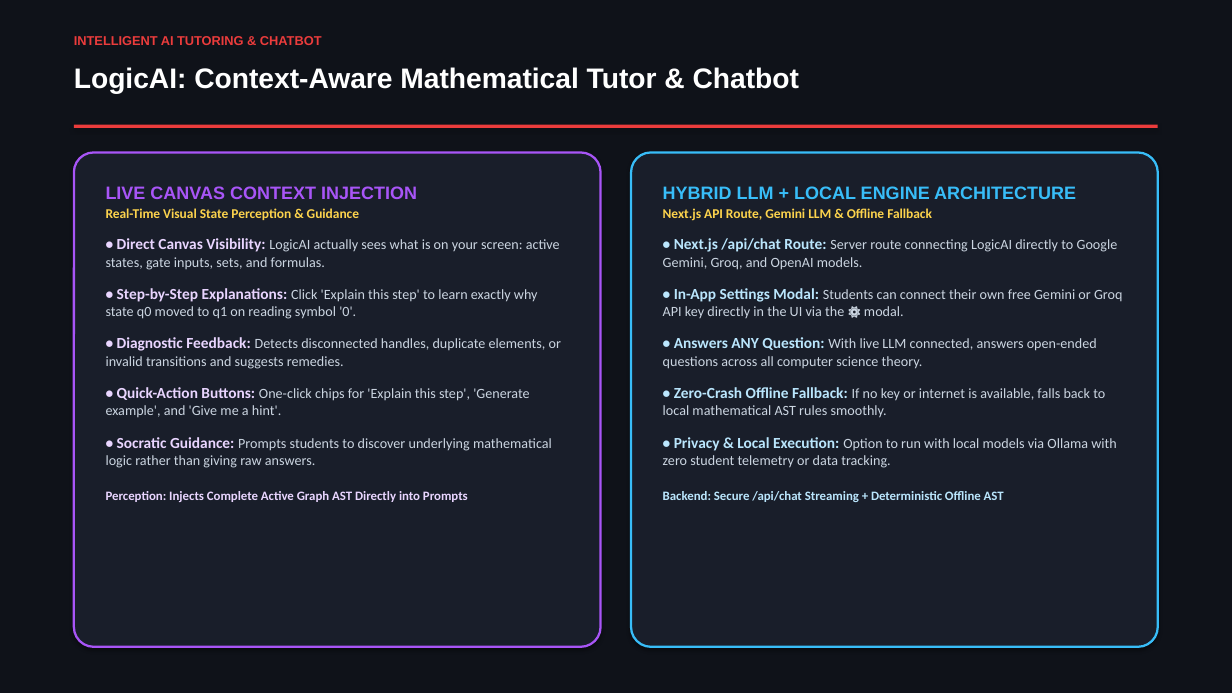
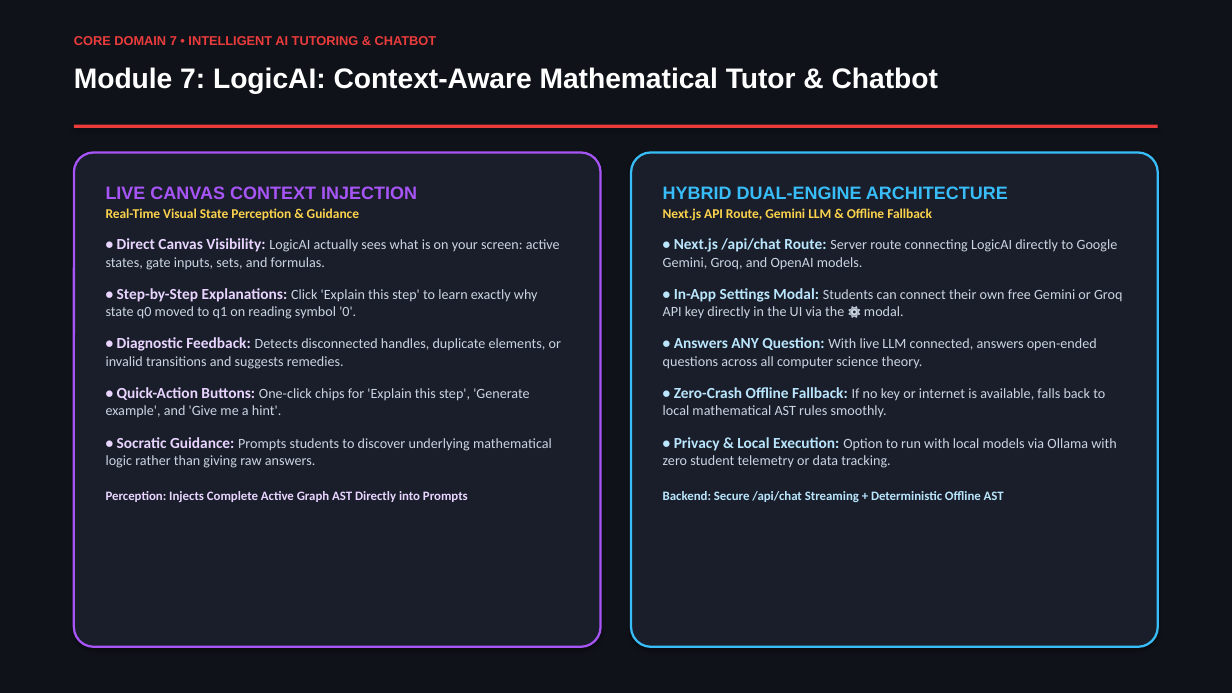
Before and after one commit to akash20065ray-sys/Logic_verse, a slide deck: slide 11 of LogicVerse_Presentation_Without_Names.pptx (slide 10 before the commit). Drawn at 1232x693 pixels with LibreOffice and Linux fonts; fonts in the diff are those of the drawing. Boxes give left, top, right and bottom in pixels: in the first picture for what was removed or moved away, otherwise in the second. Text is boxed around its words. In the diff, an @@ line names an element or a change of style, - is before the commit and + after.

Commit message:
Position Regex and CFG as dedicated Module 5 slide for Krishna before Automata and Chatbot

```diff
--- a/LogicVerse_Presentation_Without_Names.pptx
+++ b/LogicVerse_Presentation_Without_Names.pptx
@@ text at (74,36,437,45): text changed @@
-INTELLIGENT AI TUTORING & CHATBOT
+CORE DOMAIN 7 • INTELLIGENT AI TUTORING & CHATBOT
@@ text at (74,67,938,94): text changed @@
-LogicAI: Context-Aware Mathematical Tutor & Chatbot
+Module 7: LogicAI: Context-Aware Mathematical Tutor & Chatbot
@@ text in rounded rectangle at (663,186,1008,199): text changed @@
-HYBRID LLM + LOCAL ENGINE ARCHITECTURE
+HYBRID DUAL-ENGINE ARCHITECTURE
```
Also in this commit, not shown: 2 other slides changed, 2 other files.
